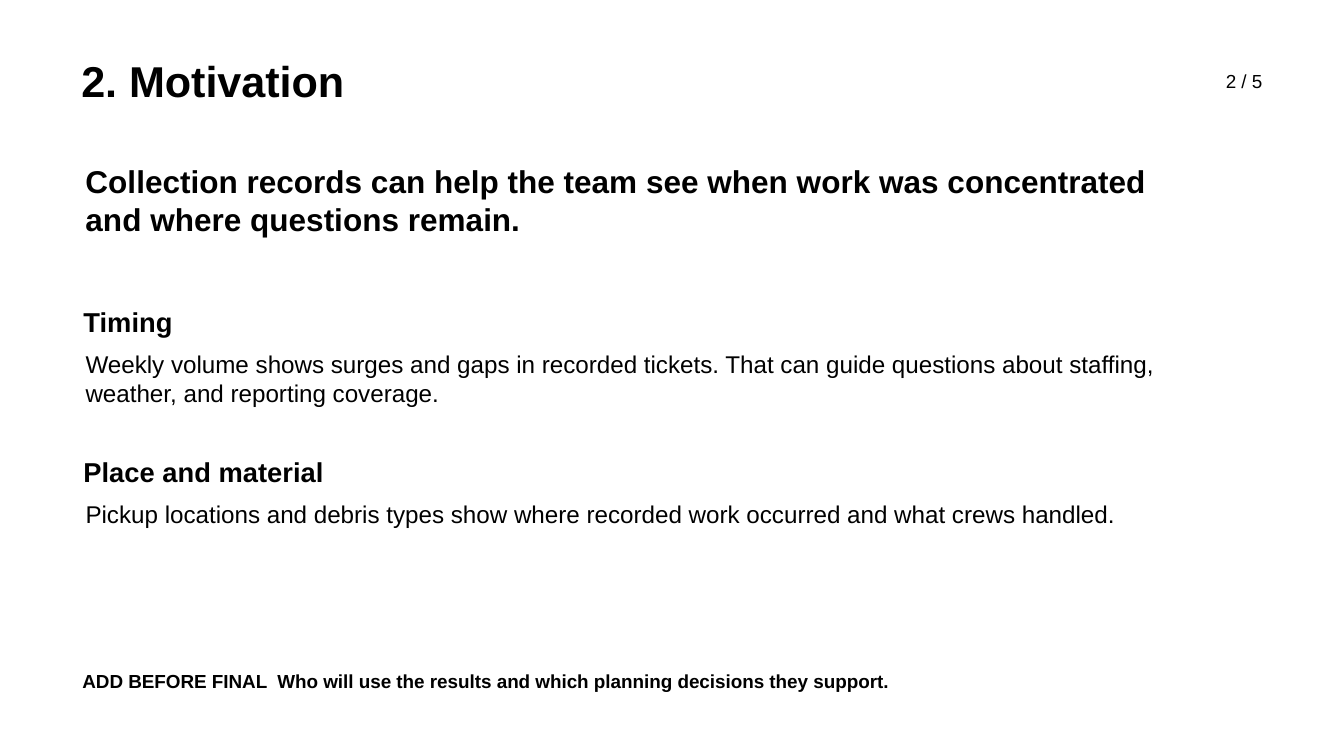
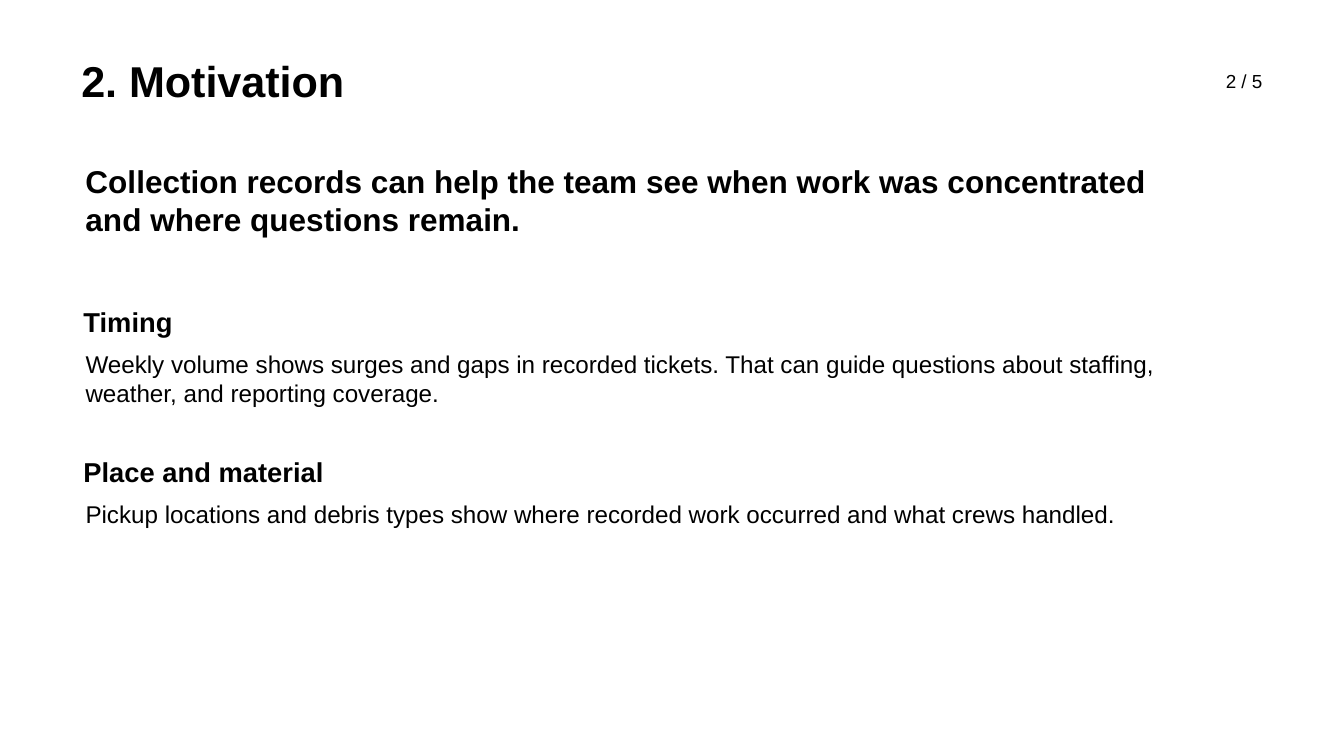
Before and after one commit to m-ark-han/Ticket-Data-Visualizations, a slide deck: slide 2 of presentation/DebrisInsight_five_slide_draft.pptx. Drawn at 1344x756 pixels with LibreOffice and Linux fonts; fonts in the diff are those of the drawing. Boxes give left, top, right and bottom in pixels: in the first picture for what was removed or moved away, otherwise in the second. Text is boxed around its words. In the diff, an @@ line names an element or a change of style, - is before the commit and + after.

```diff
--- a/presentation/DebrisInsight_five_slide_draft.pptx
+++ b/presentation/DebrisInsight_five_slide_draft.pptx
@@ text removed at [82,674,888,692] @@
-ADD BEFORE FINAL Who will use the results and which planning decisions they support.
```
Also in this commit, not shown: 4 other slides changed.
